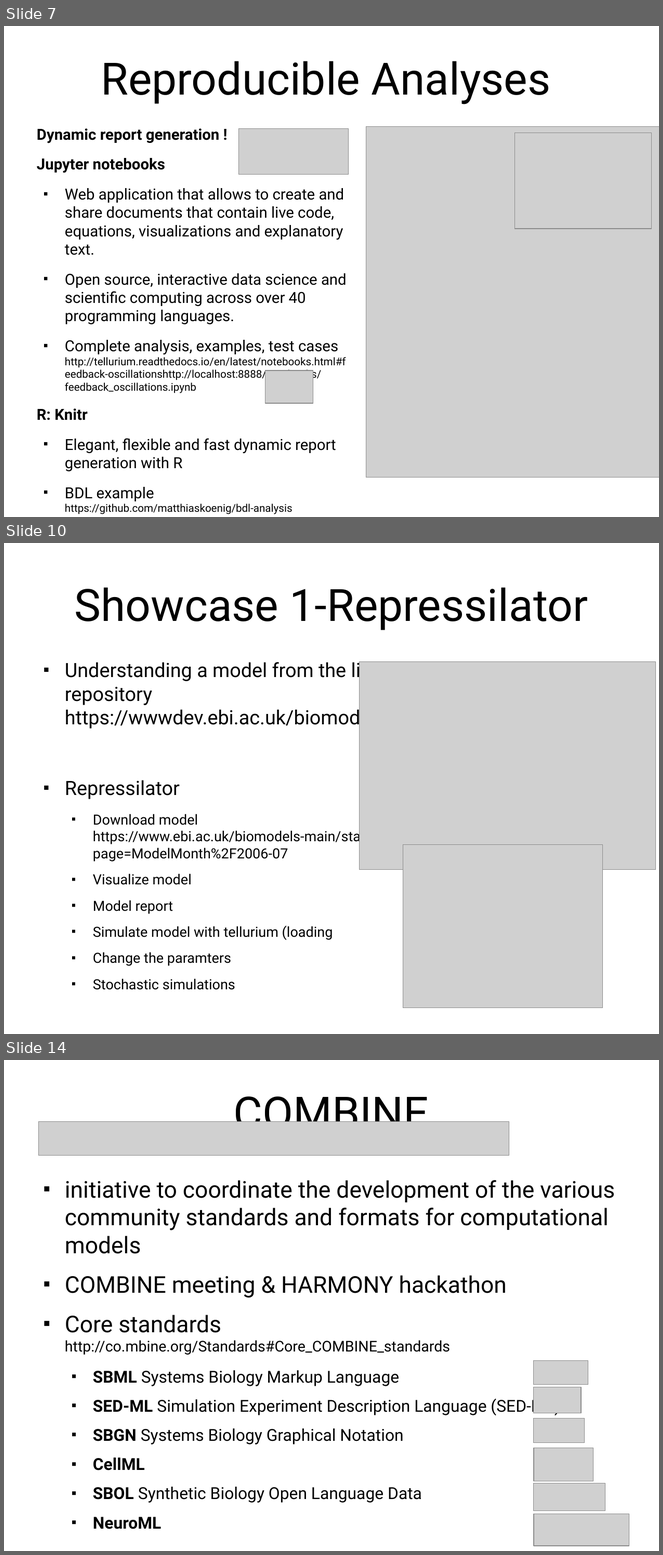
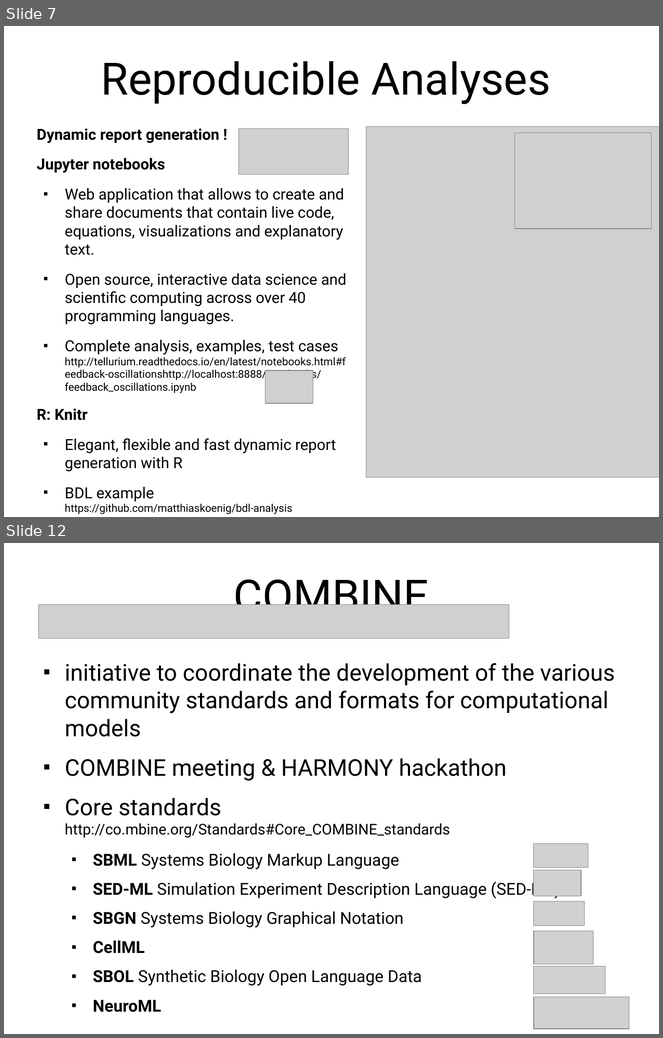
Before and after one commit to matthiaskoenig/lisym-tutorial, a slide deck: presentation/lisym-tutorial.odp. Shown one above the other, each under a label of ours: slides 7, 10 and 14 before the commit, slides 7 and 12 after it; the slides between them are not shown. The pictures are 663x1555 and 663x1038 pixels, drawn with LibreOffice and Linux fonts; fonts in the diff are those of the drawing; grey boxes stand for pictures. Boxes give left, top, right and bottom in pixels: in the first picture for what was removed or moved away, otherwise in the second. Text is boxed around its words. In the diff, an @@ line names an element or a change of style, - is before the commit and + after.

```diff
--- a/presentation/lisym-tutorial.odp
+++ b/presentation/lisym-tutorial.odp
@@ slide 10 removed at [4, 543, 659, 1034], background #FFFFFF @@
@@ title removed at [75, 587, 588, 630] @@
-Showcase 1-Repressilator
@@ text removed at [65, 659, 491, 990] @@
-■ Understanding a model from the literature/model repository
-  https://wwwdev.ebi.ac.uk/biomodels/
-■ Repressilator
-  ■ Download model
-    https://www.ebi.ac.uk/biomodels-main/static-pages.do?page=ModelMonth%2F2006-07
-  ■ Visualize model
-  ■ Model report
-  ■ Simulate model with tellurium (loading
-  ■ Change the paramters
-  ■ Stochastic simulations
@@ picture removed at [360, 662, 656, 870] @@
@@ picture removed at [403, 845, 604, 1008] @@
@@ what was slide 14 is now slide 12 @@
```
Also in this commit, not shown: 5 slides changed, 2 slides added, 3 other slides removed, 4 other files.
